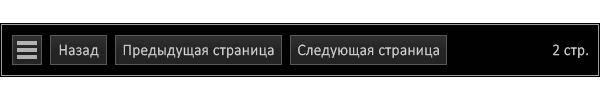
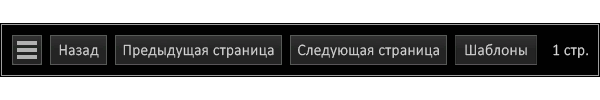
Revision of a layered 600x100 image; what changed, layer by layer:
painted on "PAGE NUMBER" (2nd of 2, in "BUTTONS" › "PAGE NUMBER") over [553, 44, 559, 56]
added group "HELP" with 2 layers in group "BUTTONS" over [455, 35, 537, 65]
added layer "ПС" (2nd of 3, in "BUTTONS" › "HELP") in group "HELP" over [465, 43, 527, 56]
added layer "FRAME" (3rd of 6, in "BUTTONS" › "HELP") in group "HELP" over [455, 35, 537, 65]
